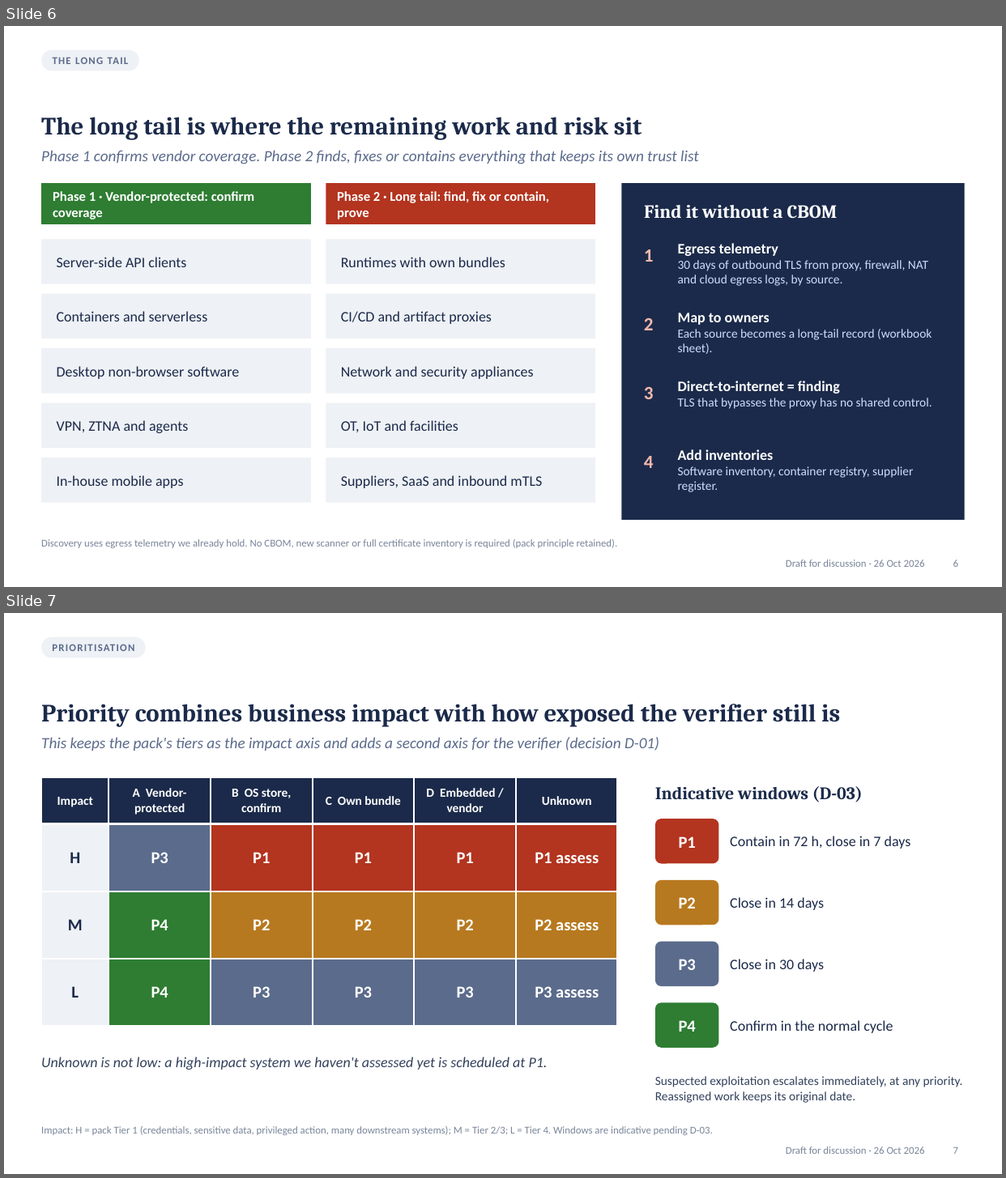
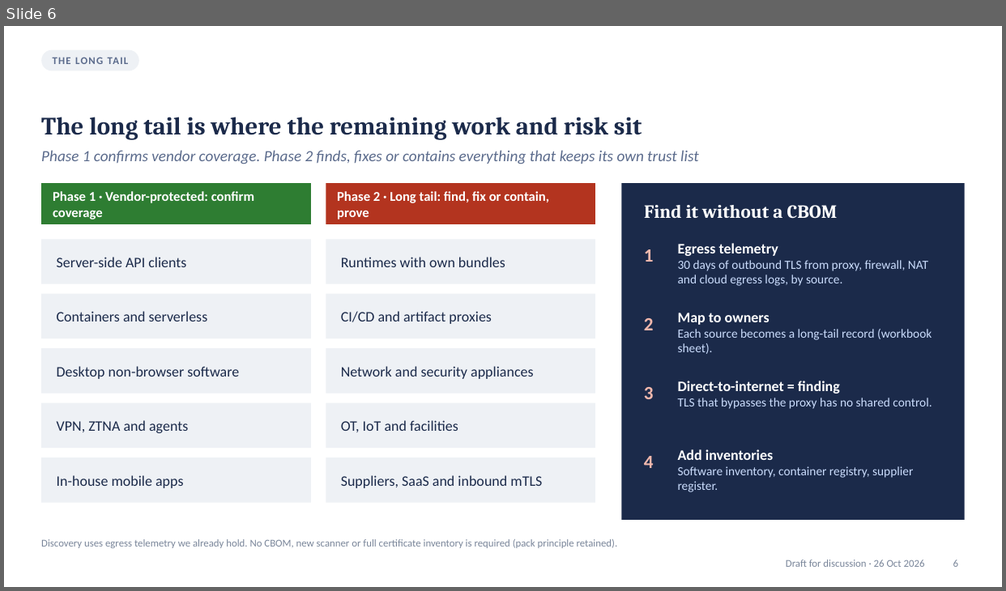
Before and after one commit to jfang88/eMudhraResponse, a slide deck: eMudhra-response-briefing.pptx. Shown one above the other, each under a label of ours: slides 6 and 7 before the commit, slide 6 after it. The pictures are 1006x1178 and 1006x591 pixels, drawn with LibreOffice and Linux fonts; fonts in the diff are those of the drawing. Boxes give left, top, right and bottom in pixels: in the first picture for what was removed or moved away, otherwise in the second. Text is boxed around its words. In the diff, an @@ line names an element or a change of style, - is before the commit and + after.

```diff
--- a/eMudhra-response-briefing.pptx
+++ b/eMudhra-response-briefing.pptx
@@ slide 7 removed at (4, 613, 1002, 1174), background #FFFFFF; not listed: 1 template element that a slide beside it also shows @@
@@ rounded rectangle removed at (41, 637, 146, 658) @@
@@ text removed at (52, 644, 134, 651) @@
-PRIORITISATION
@@ title removed at (41, 704, 840, 727) @@
-Priority combines business impact with how exposed the verifier still is
@@ text removed at (41, 737, 659, 751) @@
-This keeps the pack's tiers as the impact axis and adds a second axis for the verifier (decision D-01)
@@ table removed at (41, 777, 618, 1001), 4 rows, 6 columns @@
-Impact | A Vendor-protected | B OS store, confirm | C Own bundle | D Embedded / vendor | Unknown
-H | P3 | P1 | P1 | P1 | P1 assess
-M | P4 | P2 | P2 | P2 | P2 assess
-L | P4 | P3 | P3 | P3 | P3 assess
@@ text removed at (655, 786, 863, 803) @@
-Indicative windows (D-03)
@@ rounded rectangle removed at (655, 819, 719, 864) @@
@@ text removed at (679, 837, 696, 848) @@
-P1
@@ text removed at (730, 836, 911, 849) @@
-Contain in 72 h, close in 7 days
@@ rounded rectangle removed at (655, 880, 719, 925) @@
@@ text removed at (679, 897, 696, 909) @@
-P2
@@ text removed at (730, 897, 824, 910) @@
-Close in 14 days
@@ rounded rectangle removed at (655, 942, 719, 986) @@
@@ text removed at (679, 959, 696, 970) @@
-P3
@@ text removed at (730, 959, 824, 972) @@
-Close in 30 days
@@ rounded rectangle removed at (655, 1003, 719, 1048) @@
@@ text removed at (679, 1020, 696, 1032) @@
-P4
@@ text removed at (730, 1020, 893, 1033) @@
-Confirm in the normal cycle
@@ text removed at (41, 1057, 548, 1070) @@
-Unknown is not low: a high-impact system we haven't assessed yet is scheduled at P1.
@@ text removed at (655, 1076, 963, 1103) @@
-Suspected exploitation escalates immediately, at any priority. Reassigned work keeps its original date.
@@ text removed at (41, 1127, 713, 1135) @@
-Impact: H = pack Tier 1 (credentials, sensitive data, privileged action, many downstream systems); M = Tier 2/3; L = Tier 4. Windows are indicative pending D-03.
@@ page number removed at (953, 1148, 958, 1154) @@
-7
```
Also in this commit, not shown: 2 slides added, 3 other files.
